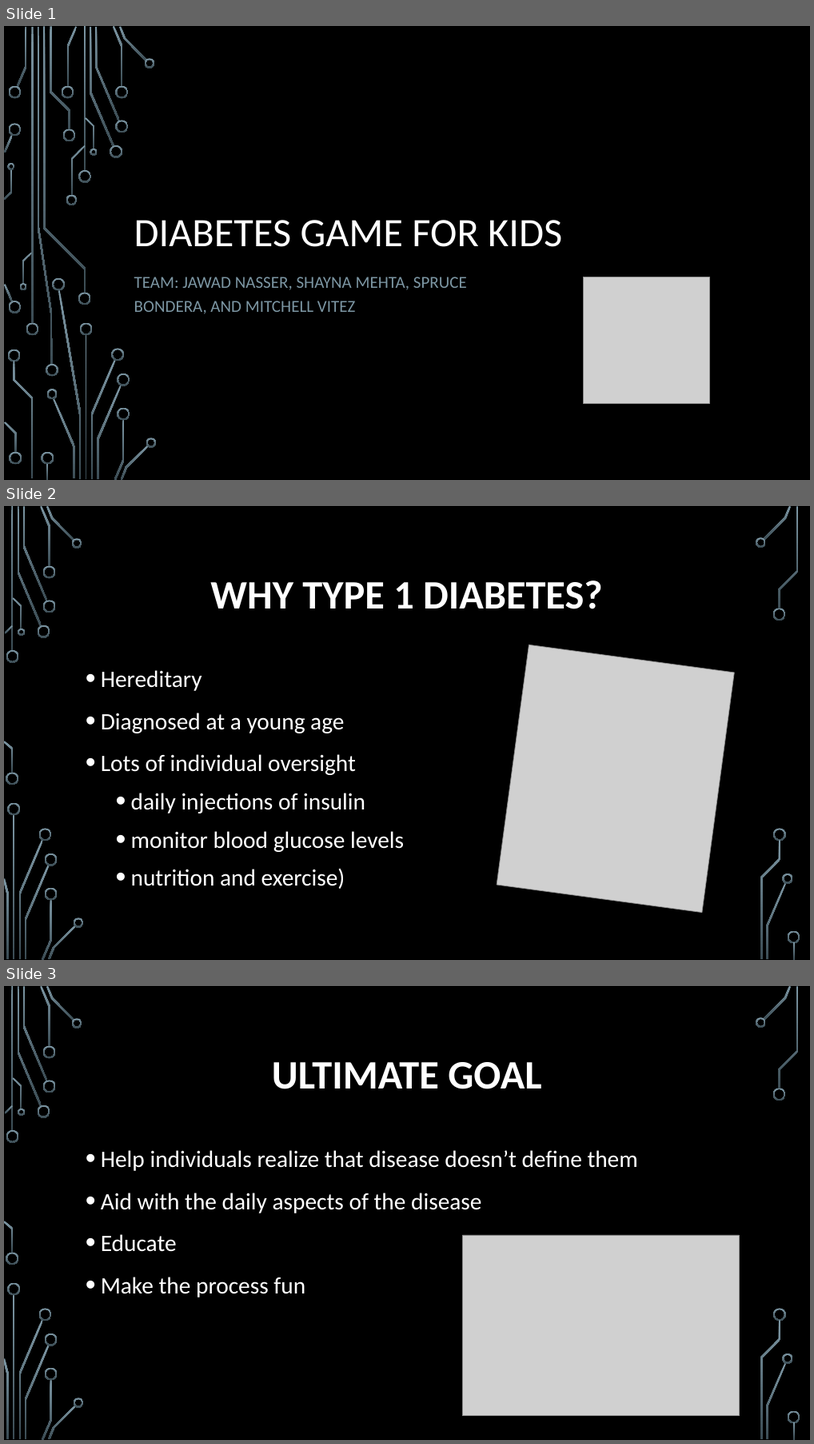
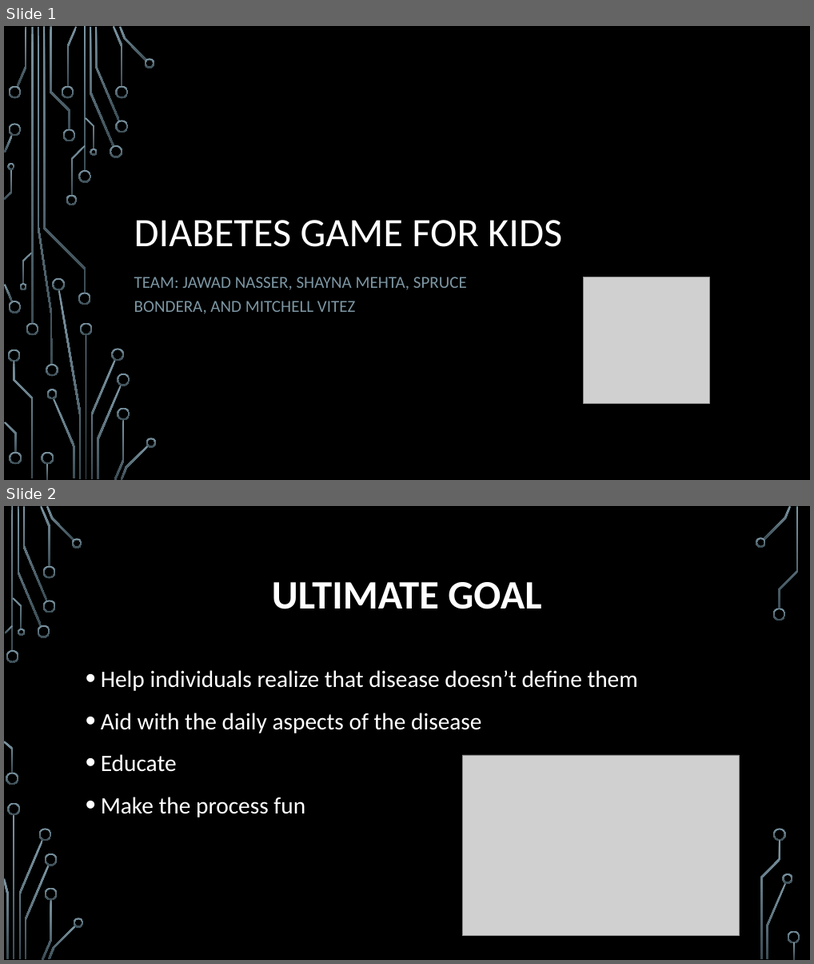
Before and after one commit to michiganhackers/diabetes-game-for-kids, a slide deck: Discussion/Presentation.pptx. Shown one above the other, each under a label of ours: slides 1, 2 and 3 before the commit, slides 1 and 2 after it. The pictures are 814x1444 and 814x964 pixels, drawn with LibreOffice and Linux fonts; fonts in the diff are those of the drawing; grey boxes stand for pictures; background and template pictures are left out. Boxes give left, top, right and bottom in pixels: in the first picture for what was removed or moved away, otherwise in the second. Text is boxed around its words. In the diff, an @@ line names an element or a change of style, - is before the commit and + after.

```diff
--- a/Discussion/Presentation.pptx
+++ b/Discussion/Presentation.pptx
@@ slide 2 removed at [4, 506, 810, 960], background picture (left out); not listed: 36 template elements that a slide beside it also shows @@
@@ title removed at [210, 580, 603, 609] @@
-WHY TYPE 1 DIABETES?
@@ picture removed at [497, 644, 735, 912] @@
@@ text removed at [101, 670, 404, 888] @@
-• Hereditary
-• Diagnosed at a young age
-• Lots of individual oversight
-  • daily injections of insulin
-  • monitor blood glucose levels
-  • nutrition and exercise)
@@ what was slide 3 is now slide 2 @@
```
Also in this commit, not shown: 3 slides changed, 1 other slide removed.
